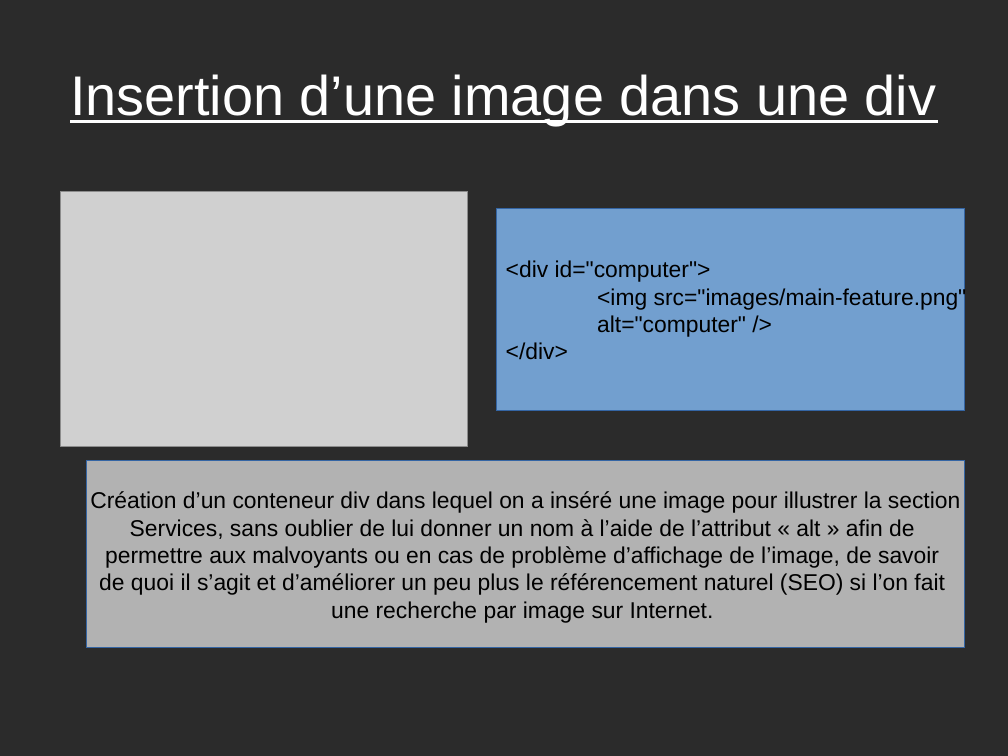
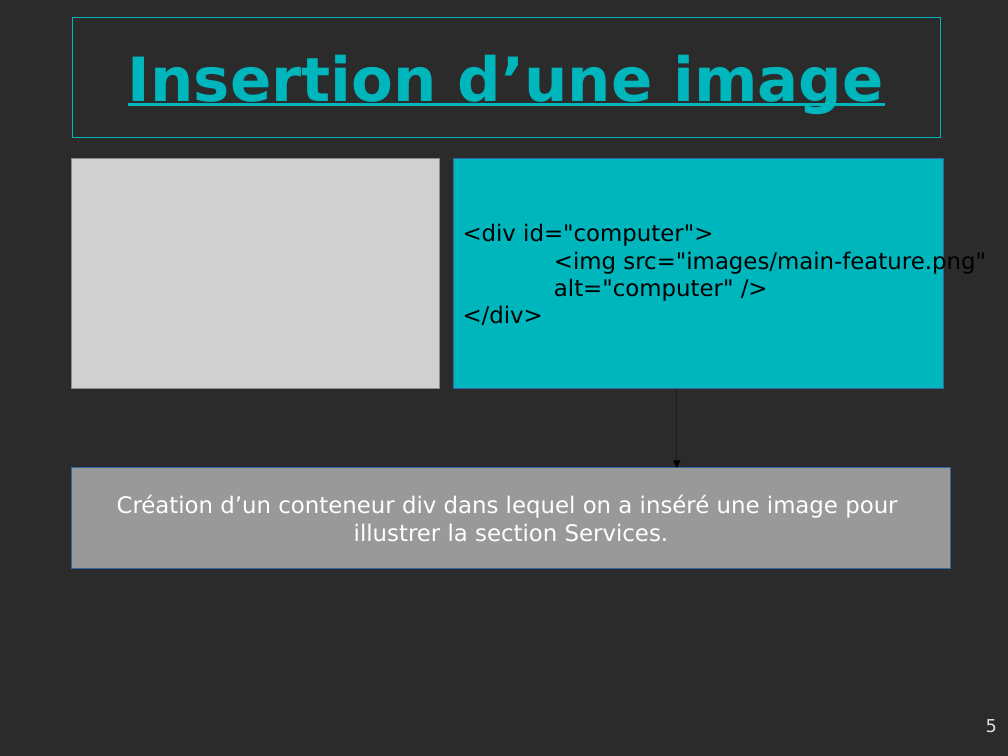
Before and after one commit to gambit13009/webagency, a slide deck: slide 5 of Webagency-presentation.odp (slide 4 before the commit). Drawn at 1008x756 pixels with LibreOffice and Linux fonts; fonts in the diff are those of the drawing; grey boxes stand for pictures; background and template pictures are left out; a plain dark background stands for a picture behind light text. Boxes give left, top, right and bottom in pixels: in the first picture for what was removed or moved away, otherwise in the second. Text is boxed around its words. In the diff, an @@ line names an element or a change of style, - is before the commit and + after.

```diff
--- a/Webagency-presentation.odp
+++ b/Webagency-presentation.odp
@@ title "Insertion d’une image": place and size @@
-title "Insertion d’une image" at [70, 74, 936, 125]
+title "Insertion d’une image" at [72, 17, 940, 137]
@@ title "Insertion d’une image" at [72, 17, 940, 137]: outline none to #00B6BD 0 pt @@
@@ title at [128, 54, 884, 114]: text changed; size 44 to 48 pt; font Arial to DejaVu Sans; text colour #FFFFFF to #00B6BD; bold on @@
-Insertion d’une image dans une div
+Insertion d’une image
@@ picture: place and size @@
-picture at [60, 191, 468, 446]
+picture at [72, 158, 440, 388]
@@ rectangle "<div id="computer">": place and size @@
-rectangle "<div id="computer">" at [497, 209, 965, 410]
+rectangle "<div id="computer">" at [454, 158, 943, 389]
@@ rectangle "<div id="computer">" at [454, 158, 943, 389]: font Arial to DejaVu Sans; fill #729FCF to #00B6BD @@
@@ arrow added from (677, 389) to (677, 468), #000000 0 pt @@
@@ rectangle "Création d’un conteneur div dans ...": place and size @@
-rectangle "Création d’un conteneur div dans ..." at [86, 461, 965, 649]
+rectangle "Création d’un conteneur div dans ..." at [72, 468, 951, 569]
@@ rectangle "Création d’un conteneur div dans ..." at [72, 468, 951, 569]: fill #B2B2B2 to #999999 @@
@@ text in rectangle at [117, 495, 897, 541]: text changed; font Arial to DejaVu Sans; text colour #000000 to #FFFFFF @@
-Création d’un conteneur div dans lequel on a inséré une image pour illustrer la section
-Services, sans oublier de lui donner un nom à l’aide de l’attribut « alt » afin de
-permettre aux malvoyants ou en cas de problème d’affichage de l’image, de savoir
-de quoi il s’agit et d’améliorer un peu plus le référencement naturel (SEO) si l’on fait
-une recherche par image sur Internet.
+Création d’un conteneur div dans lequel on a inséré une image pour
+illustrer la section Services.
@@ page number added at [986, 719, 997, 733], 14 pt, text #DDDDDD @@
+5
```
Also in this commit, not shown: 9 other slides changed, 1 slide added, 5 other files.
